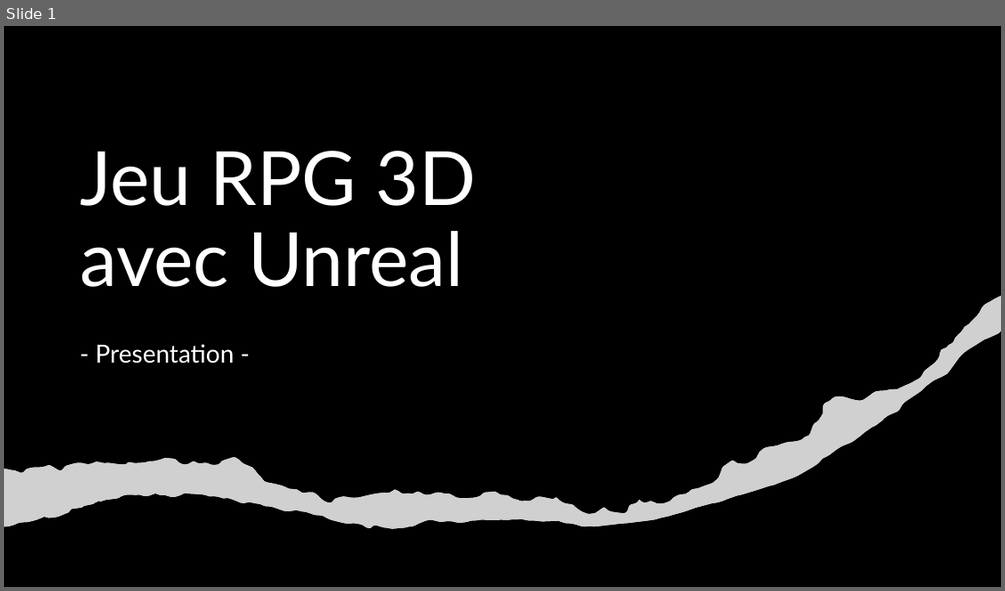
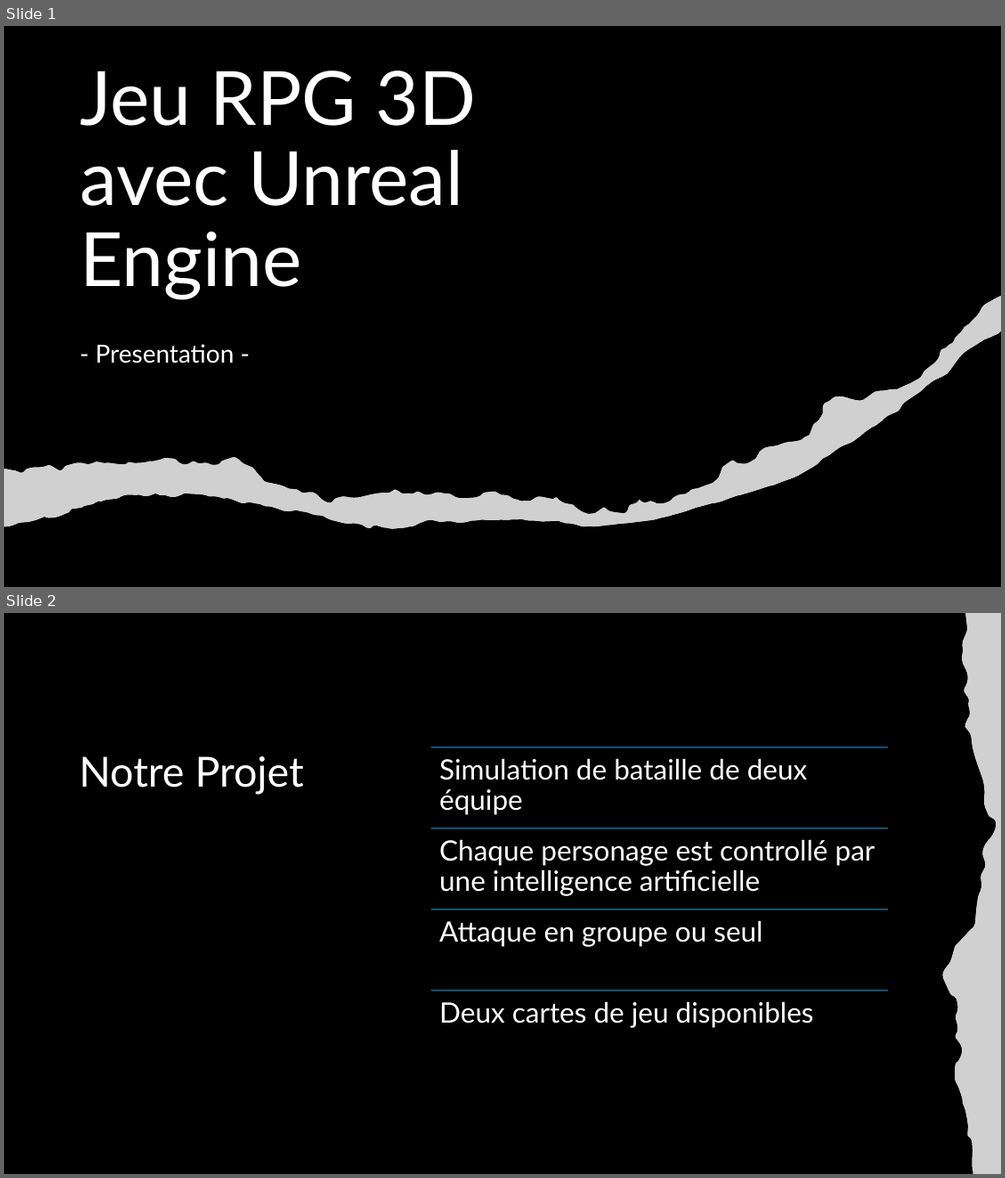
Before and after one commit to CyrilDevaux/rendu-LIFPROJET-groupe-devaux-gifu, a slide deck: Jeu RPG 3D avec Unreal.pptx. Shown one above the other, each under a label of ours: slide 1 before the commit, slides 1 and 2 after it. The pictures are 1005x591 and 1005x1178 pixels, drawn with LibreOffice and Linux fonts; fonts in the diff are those of the drawing; grey boxes stand for pictures; background and template pictures are left out; a plain dark background stands for a picture behind light text. Boxes give left, top, right and bottom in pixels: in the first picture for what was removed or moved away, otherwise in the second. Text is boxed around its words. In the diff, an @@ line names an element or a change of style, - is before the commit and + after.

```diff
--- a/Jeu RPG 3D avec Unreal.pptx
+++ b/Jeu RPG 3D avec Unreal.pptx
@@ slide 2 added at <box>4,613,1001,1174</box>, background #000000 @@
@@ freeform shape added at <box>942,613,1001,1174</box>, fill #FFFFFF @@
@@ picture added at <box>942,613,1001,1174</box> @@
@@ title added at <box>79,756,304,795</box>, 40 pt, text #FFFFFF @@
+Notre Projet
@@ group added at <box>431,747,888,1028</box>: 4 lines, 4 texts @@
+Simulation de bataille de deux équipe
+Chaque personage est controllé par une intelligence artificielle
+Attaque en groupe ou seul
+Deux cartes de jeu disponibles
@@ slide 1 changed as well @@
@@ title at <box>80,70,477,300</box>: text changed @@
-Jeu RPG 3D avec Unreal
+Jeu RPG 3D avec Unreal Engine
```
Also in this commit, not shown: 2 other slides changed, 6 other slides added, 2 slides removed.
